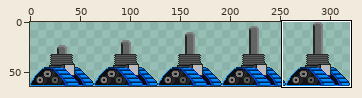
A sprite sheet gets an edit: Grafik/Färdigt/Stix/stix_lower_Freeze_Ext_R.png. The first picture is a wide view before the edit; the outline marks the close-up.
Close-up. The starting point:
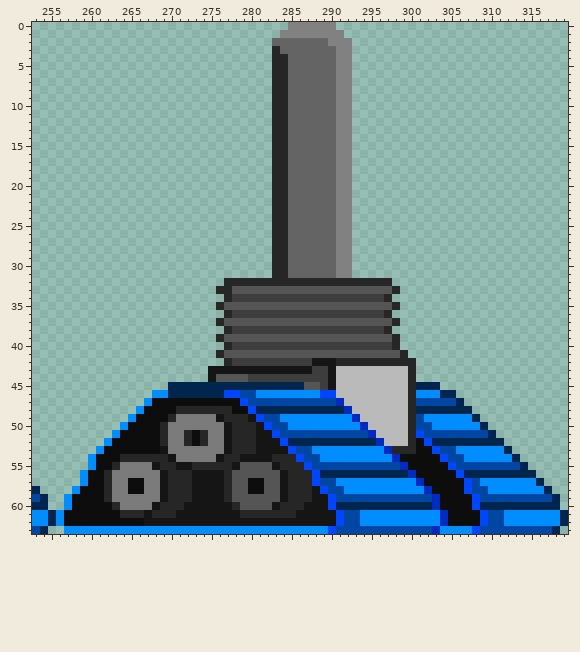
The file is 320x64 pixels. Colours within 5 levels of each other are drawn and written as one. Shown: x 253..319, y 0..63.
Once edited:
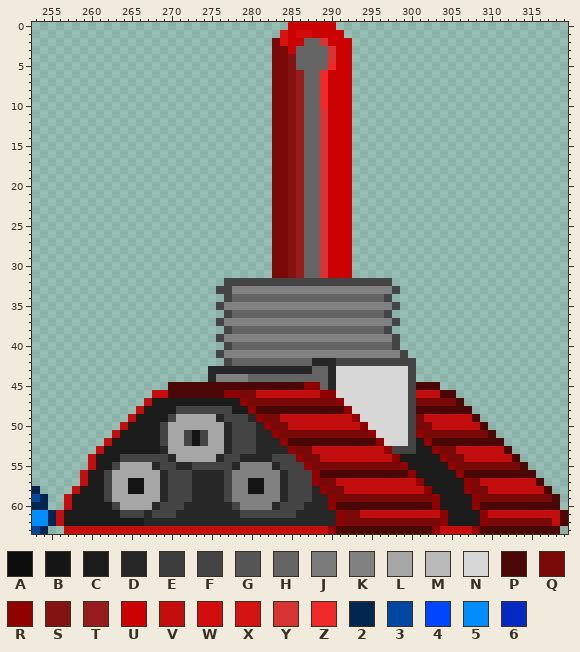
Palette (. is transparent): A #0d0d0d  B #151515  C #1b1b1b  D #262626  E #3d3d3d  F #444444  G #555555  H #646464  J #7b7b7b  K #818181  L #a6a6a6  M #bababa  N #d7d7d7  P #4b0606  Q #790909  R #900101  S #841414  T #971d1d  U #cc0101  V #c40e0e  W #d30d0d  X #d61313  Y #d63333  Z #ed2929  2 #002650  3 #0046a3  4 #0046ff  5 #008eff  6 #002ac0
Author's note on the commit: ny brain, farg pa ext
Edits made:
Changed rows in their new state; - is an unchanged pixel.
first column x 256:
 0 -----------------------------UUUUUU-----------------------------
 1 ----------------------------XUWWUUUU----------------------------
 2 ---------------------------QXUU--YUUU---------------------------
 3 ---------------------------QQU----YUU---------------------------
 4 ---------------------------QQS----YUU---------------------------
 5 ---------------------------QQS----ZUU---------------------------
 6 ---------------------------QQST--ZUUU---------------------------
 7 ---------------------------QQST--ZUUU---------------------------
 8 ---------------------------QQST--ZUUU---------------------------
 9 ---------------------------QQST--ZUUU---------------------------
10 ---------------------------QQST--ZUUU---------------------------
11 ---------------------------QQST--YUUU---------------------------
12 ---------------------------QQST--YUUU---------------------------
13 ---------------------------QQST--YUUU---------------------------
14 ---------------------------QQST--YUUU---------------------------
15 ---------------------------QQST--YUUU---------------------------
16 ---------------------------QQST--YUUU---------------------------
17 ---------------------------QQST--YUUU---------------------------
18 ---------------------------QQST--YUUU---------------------------
19 ---------------------------QQST--YUUU---------------------------
20 ---------------------------QQST--YUUU---------------------------
21 ---------------------------QQST--YUUU---------------------------
22 ---------------------------QQST--YUUU---------------------------
23 ---------------------------QQST--YUUU---------------------------
24 ---------------------------QQST--YUUU---------------------------
25 ---------------------------QQST--YUUU---------------------------
26 ---------------------------QQST--YUUU---------------------------
27 ---------------------------QQST--YUUU---------------------------
28 ---------------------------QQST--YUUU---------------------------
29 ---------------------------QQST--YUUU---------------------------
30 ---------------------------QQST--YUUU---------------------------
31 ---------------------------QQST--YUUU---------------------------
32 ---------------------FFFFFFFFFFFFFFFFFFFFF----------------------
33 --------------------FFKKKKKKKKKKKKKKKKKKKKF---------------------
34 ---------------------FHHHHHHHHHHHHHHHHHHHF----------------------
35 --------------------FKKKKKKKKKKKKKKKKKKKKKF---------------------
36 ---------------------FHHHHHHHHHHHHHHHHHHHF----------------------
37 --------------------FKKKKKKKKKKKKKKKKKKKKKF---------------------
38 ---------------------FHHHHHHHHHHHHHHHHHHHF----------------------
39 --------------------FKKKKKKKKKKKKKKKKKKKKKF---------------------
40 ---------------------FHHHHHHHHHHHHHHHHHHHHF---------------------
41 --------------------FKKKKKKKKKKKKKKKKKKKKKKF--------------------
42 ---------------------FHHHHHHHHHHDDDFFFFFFFFFF-------------------
43 -------------------DDDDDDDDDDDDDHHDNNNNNNNNNF-------------------
44 -------------------DKKKKHHHHHHHHHHDNNNNNNNNNF-------------------
45 --------------PPPPPPPPPPPPPPPPPRRHDNNNNNNNNNFPPP----------------
46 ------------VVPPPPPPPRRQQVVVVVVVVRRNNNNNNNNNFVVVPP--------------
47 -----------VCCCCCCCCCCCRQQQQQQQQQQQRNNNNNNNNFQQQQQP-------------
48 ----------VCCCCFFFFFFFCCRPPPPPPPPPPPRNNNNNNNFPPPPPPP------------
49 ---------VCCCCFLLLLLDFFFDRQQVVVVVVVVVRNNNNNNFQVVVVVVP-----------
50 --------VCCCCFLLLLLLLDFFFDRQQVVVVVVVVVRNNNNNFQQVVVVVVP----------
51 -------VCCCCCFLLFBFLLDFFFDDRQQQQQQQQQQQRNNNNFRQQQQQQQQP---------
52 ------VCCCCCCFLLFBFLLDFFFDDDRPPPPPPPPPPPRNNNFCRPPPPPPPPP--------
53 -----VCCCCCCCDLLLLLLLDFFFDDDDRQQVVVVVVVVVRFFFCCRQQVVVVVVP-------
54 ----VCCCFFFFFFDLLLLLDFFDDDDFFFRQQVVVVVVVVVRCCCCCRQQVVVVVVP------
55 ----VCCFLLLLDFFDDFFFFFDKKKKDFFFRQQQQQQQQQQQRCCCCCRQQQQQQQQP-----
56 ---VCCFLLLLLLDFFFDDDDFKKKKKKDFFFRPPPPPPPPPPPRCCCCCRPPPPPPPPP----
57 ---VCCFLLBBLLDFFFDDDDFKKBBKKDFFFRQQVVVVVVVVVVRCCCCCRQVVVVVVVP---
58 --VCCCFLLBBLLDFFFDDDDFKKBBKKDFFFDRQQVVVVVVVVVVRCCCCRQQVVVVVVVP--
59 -VCCCCFLLLLLLDFFFDDDDFKKKKKKDFFFDDRQQQQQQQQQQQQRCCCCRQQQQQQQQQP-
60 -VCCCCCFLLLLDFFFDDDDDDFKKKKDFFFDDDRPPPPPPPPPPPPRCCCCRPPPPPPPPPP-
61 VCCCCCCCFFFDFFFDDDDDDDDFFFFFFFDDDDDRQQVVVVVVVVVVRCCCCRVVVVVVVVVP
62 VCCCCCCCCCCDDDDDDDDDDDDDDDDDDDDDDDDRQQQQQQQQQQQQRCCCCRQQQQQQQQVP
63 -VVVVVVVVVVVVVVVVVVVVVVVVVVVVVVVVVRPPPPPPPPPPPPRVVVVRPPPPPPPPPP-
Where, in picture pixels (left, top, right, bottom), the same in both close-ups:
changed: (56, 22, 568, 534)
